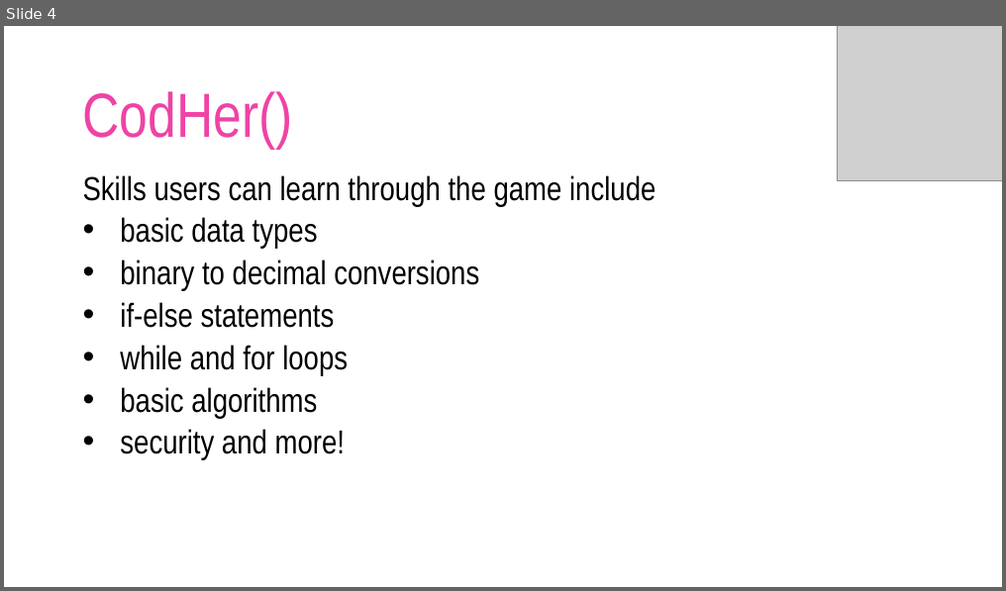
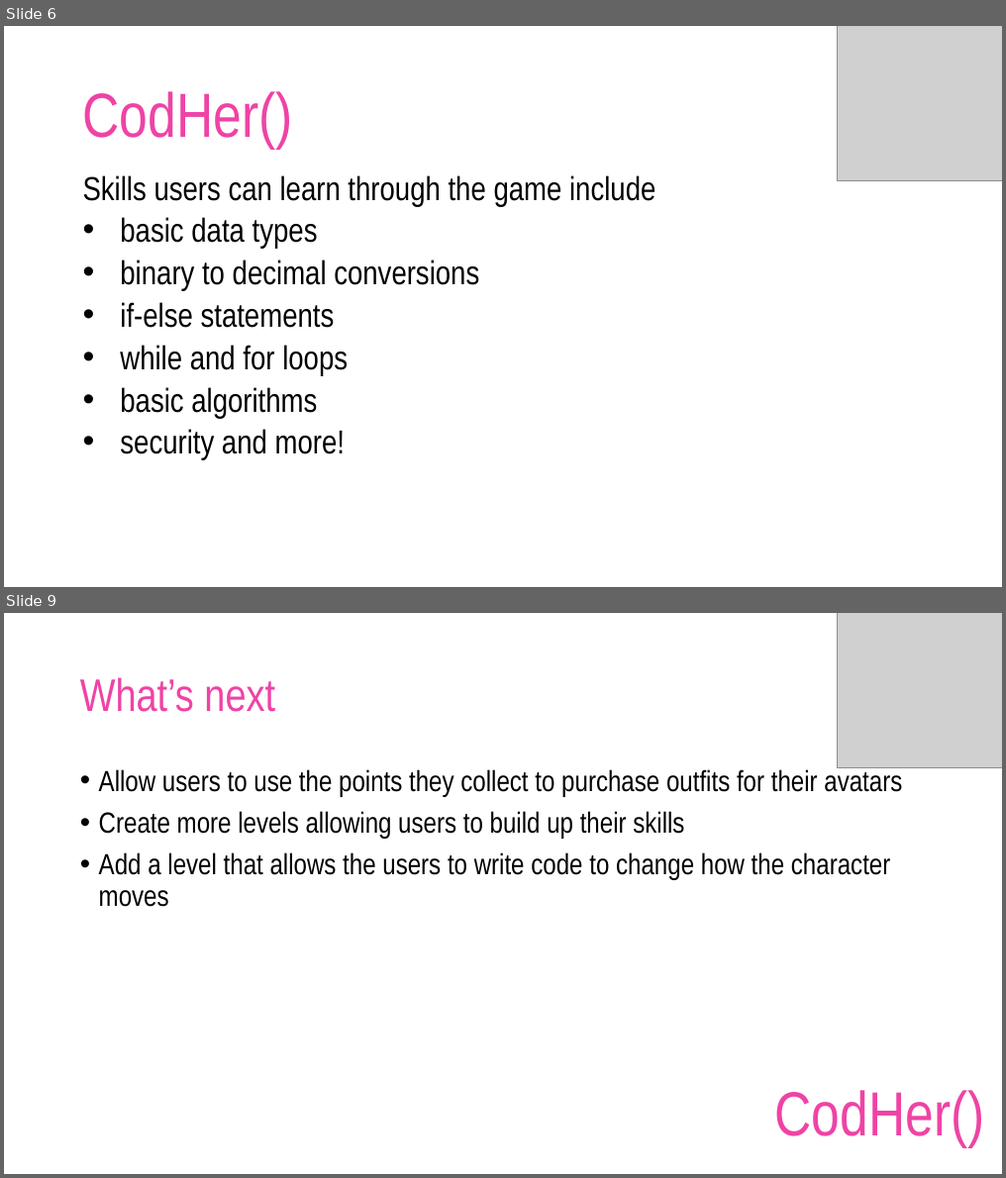
Before and after one commit to dashn98/SheInnovates19, a slide deck: SheInnovates19 Presentation.pptx. Shown one above the other, each under a label of ours: slide 4 before the commit, slides 6 and 9 after it; the slides between them are not shown. The pictures are 1006x591 and 1006x1178 pixels, drawn with LibreOffice and Linux fonts; fonts in the diff are those of the drawing; grey boxes stand for pictures; background and template pictures are left out. Boxes give left, top, right and bottom in pixels: in the first picture for what was removed or moved away, otherwise in the second. Text is boxed around its words. In the diff, an @@ line names an element or a change of style, - is before the commit and + after.

```diff
--- a/SheInnovates19 Presentation.pptx
+++ b/SheInnovates19 Presentation.pptx
@@ slide 9 added at <box>4,613,1002,1174</box>, background picture (left out) @@
@@ picture added at <box>838,613,1002,768</box> @@
@@ title added at <box>80,677,275,712</box>, 44 pt, text #EF43A5 @@
+What’s next
@@ text added at <box>99,767,902,907</box>, 28 pt, text #000000 @@
+• Allow users to use the points they collect to purchase outfits for their avatars
+• Create more levels allowing users to build up their skills
+• Add a level that allows the users to write code to change how the character moves
@@ text added at <box>774,1090,984,1147</box>, 60 pt, text #EF43A5 @@
+CodHer()
@@ what was slide 4 is now slide 6 @@
```
Also in this commit, not shown: 3 slides changed, 2 other slides added, 1 other file.
